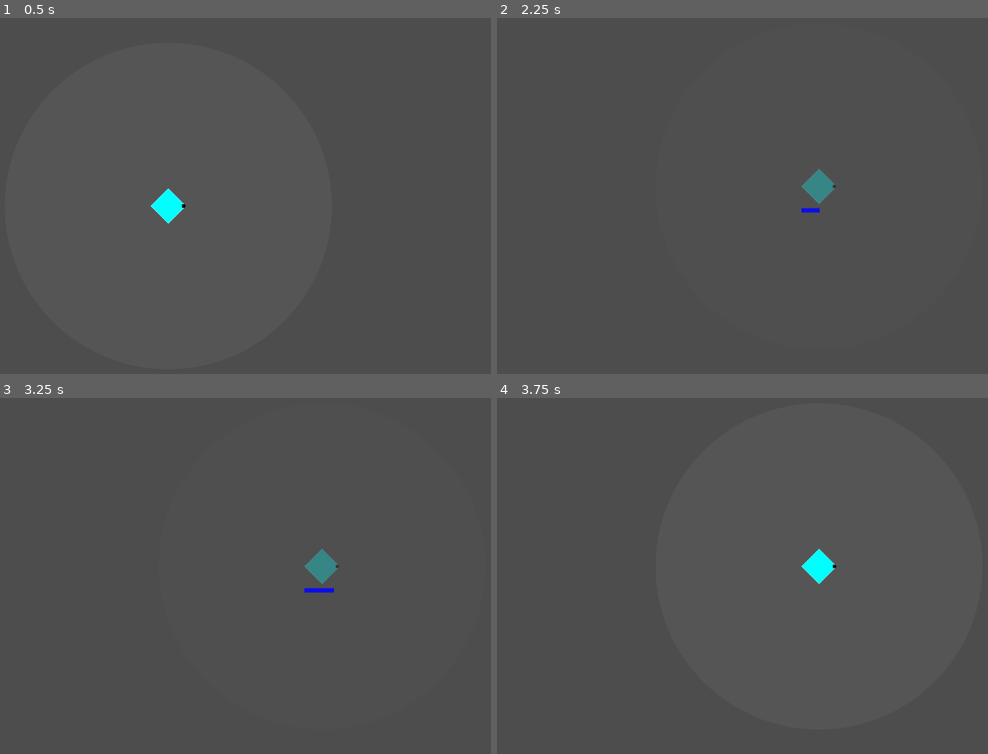
Above: before the commit, frames 1-4 (two rows, left to right).
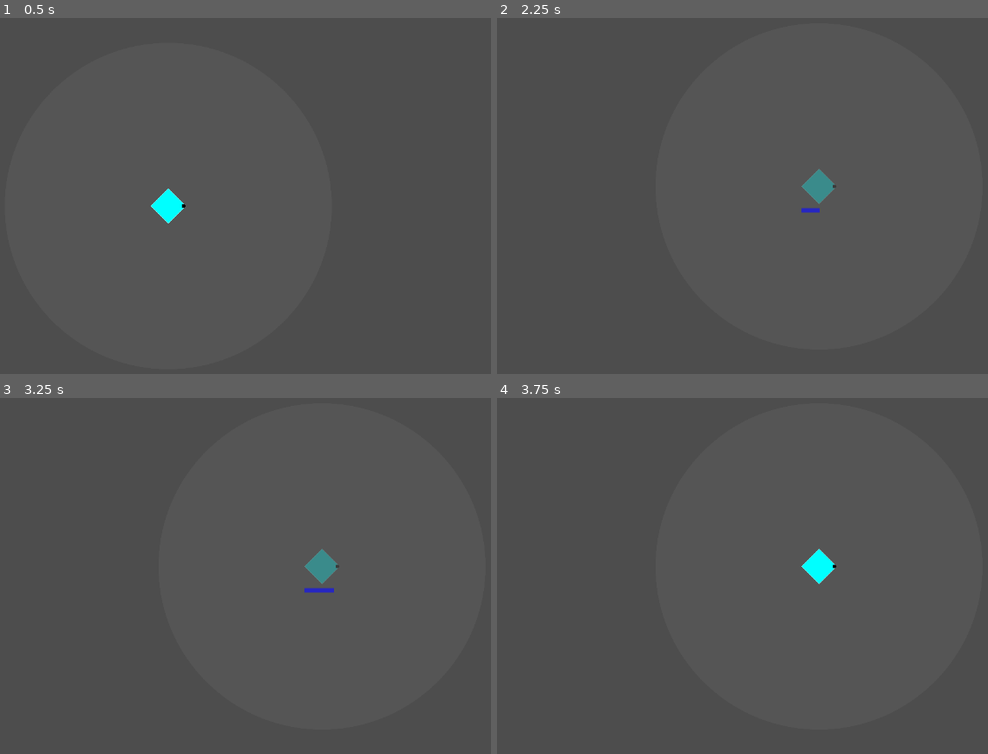
Above: after the commit, the same moments.

Repository: phrasmotica/godot-tower-defence
Game: Godot game, scene res://scenes/gun_tower.tscn
The game is run twice, just before and just after one commit, with the same random seed, the same clock (stepped at 60 frames per second) and the same inputs. This scene is started directly instead of the project's main scene.
Inputs (mouse positions are in pixels of both pictures, inside the frame that each line leads up to):
- Up to frame 1 (0.5 s): no input
- Up to frame 2 (2.25 s): tap Enter (ui_accept) at 0.5, 0.77, 1.25, 1.52, 2 s; move the mouse to (821, 185) at 0.52 s; hold Shift (fast_forward) 0.53-1.28 s; tap . (next_tower) at 0.6, 2.1 s; click (821, 185) at 0.67 s; move the mouse to (526, 224) at 1.27 s; tap , (previous_tower) at 1.35 s; move the mouse to (732, 121) at 2.02 s; hold Shift (fast_forward) from 2.03 s (still down)
- Up to frame 3 (3.25 s): keep holding Shift (fast_forward); tap Enter (ui_accept) at 2.75, 3.02 s; move the mouse to (132, 665) at 2.77 s; tap , (previous_tower) at 2.85 s; click (132, 665) at 2.92 s
- Up to frame 4 (3.75 s): tap Enter (ui_accept) at 3.5 s; move the mouse to (875, 643) at 3.52 s; release Shift (fast_forward) at 3.53 s; tap . (next_tower) at 3.6 s

Frame 1 is identical in both runs. In frame 2, less than 0.1% of the frame differs, in the area x 61-66%, y 53-55%; in frame 3, less than 0.1%, in the area x 61-69%, y 53-55%; in frame 4, nothing differs.
Error in both runs: Invalid access to property or key 'enemies' on a base object of type 'Nil'. (res://scripts/tower.gd:90)

Commit message:
Move gun tower levels and animation player outside of levels manager node

Diff:
--- a/scenes/gun_tower.tscn
+++ b/scenes/gun_tower.tscn
@@ -84,19 +84,19 @@
 tracks/0/type = "value"
 tracks/0/imported = false
 tracks/0/enabled = true
-tracks/0/path = NodePath(".:modulate")
+tracks/0/path = NodePath("../ProgressBars/WarmupProgressBar:size")
 tracks/0/interp = 1
 tracks/0/loop_wrap = true
 tracks/0/keys = {
 "times": PackedFloat32Array(0),
 "transitions": PackedFloat32Array(1),
 "update": 0,
-"values": [Color(1, 1, 1, 1)]
+"values": [Vector2(64, 8)]
 }
 tracks/1/type = "value"
 tracks/1/imported = false
 tracks/1/enabled = true
-tracks/1/path = NodePath("../ProgressBars/WarmupProgressBar:size")
+tracks/1/path = NodePath("../ProgressBars/UpgradeProgressBar:size")
 tracks/1/interp = 1
 tracks/1/loop_wrap = true
 tracks/1/keys = {
@@ -108,26 +108,26 @@
 tracks/2/type = "value"
 tracks/2/imported = false
 tracks/2/enabled = true
-tracks/2/path = NodePath("../ProgressBars/UpgradeProgressBar:size")
+tracks/2/path = NodePath("..:scale")
 tracks/2/interp = 1
 tracks/2/loop_wrap = true
 tracks/2/keys = {
 "times": PackedFloat32Array(0),
 "transitions": PackedFloat32Array(1),
 "update": 0,
-"values": [Vector2(64, 8)]
+"values": [Vector2(1, 1)]
 }
 tracks/3/type = "value"
 tracks/3/imported = false
 tracks/3/enabled = true
-tracks/3/path = NodePath("..:scale")
+tracks/3/path = NodePath("../Level0:modulate")
 tracks/3/interp = 1
 tracks/3/loop_wrap = true
 tracks/3/keys = {
 "times": PackedFloat32Array(0),
 "transitions": PackedFloat32Array(1),
 "update": 0,
-"values": [Vector2(1, 1)]
+"values": [Color(1, 1, 1, 1)]
 }
 
 [sub_resource type="Animation" id="Animation_ujsix"]
@@ -163,119 +163,119 @@
 [sub_resource type="Animation" id="Animation_ytq2c"]
 resource_name = "upgrade"
 length = 3.0
-tracks/0/type = "value"
+tracks/0/type = "method"
 tracks/0/imported = false
 tracks/0/enabled = true
-tracks/0/path = NodePath(".:modulate")
+tracks/0/path = NodePath(".")
 tracks/0/interp = 1
 tracks/0/loop_wrap = true
 tracks/0/keys = {
-"times": PackedFloat32Array(0, 3),
-"transitions": PackedFloat32Array(1, 1),
-"update": 1,
-"values": [Color(1, 1, 1, 0.313726), Color(1, 1, 1, 1)]
-}
-tracks/1/type = "method"
+"times": PackedFloat32Array(3),
+"transitions": PackedFloat32Array(1),
+"values": [{
+"args": [],
+"method": &"upgrade_finished"
+}]
+}
+tracks/1/type = "value"
 tracks/1/imported = false
 tracks/1/enabled = true
-tracks/1/path = NodePath(".")
+tracks/1/path = NodePath("../ProgressBars/UpgradeProgressBar:size")
 tracks/1/interp = 1
 tracks/1/loop_wrap = true
 tracks/1/keys = {
-"times": PackedFloat32Array(3),
-"transitions": PackedFloat32Array(1),
-"values": [{
-"args": [],
-"method": &"upgrade_finished"
-}]
-}
-tracks/2/type = "value"
+"times": PackedFloat32Array(0, 3),
+"transitions": PackedFloat32Array(1, 1),
+"update": 0,
+"values": [Vector2(0, 8), Vector2(64, 8)]
+}
+tracks/2/type = "method"
 tracks/2/imported = false
 tracks/2/enabled = true
-tracks/2/path = NodePath("../ProgressBars/UpgradeProgressBar:size")
+tracks/2/path = NodePath("../ProgressBars/UpgradeProgressBar")
 tracks/2/interp = 1
 tracks/2/loop_wrap = true
 tracks/2/keys = {
 "times": PackedFloat32Array(0, 3),
 "transitions": PackedFloat32Array(1, 1),
-"update": 0,
-"values": [Vector2(0, 8), Vector2(64, 8)]
-}
-tracks/3/type = "method"
+"values": [{
+"args": [],
+"method": &"show"
+}, {
+"args": [],
+"method": &"hide"
+}]
+}
+tracks/3/type = "value"
 tracks/3/imported = false
 tracks/3/enabled = true
-tracks/3/path = NodePath("../ProgressBars/UpgradeProgressBar")
+tracks/3/path = NodePath("../Level0:modulate")
 tracks/3/interp = 1
 tracks/3/loop_wrap = true
 tracks/3/keys = {
 "times": PackedFloat32Array(0, 3),
 "transitions": PackedFloat32Array(1, 1),
-"values": [{
-"args": [],
-"method": &"show"
-}, {
-"args": [],
-"method": &"hide"
-}]
+"update": 1,
+"values": [Color(1, 1, 1, 0.313726), Color(1, 1, 1, 1)]
 }
 
 [sub_resource type="Animation" id="Animation_dfao1"]
 resource_name = "warmup"
 length = 3.0
-tracks/0/type = "value"
+tracks/0/type = "method"
 tracks/0/imported = false
 tracks/0/enabled = true
-tracks/0/path = NodePath(".:modulate")
+tracks/0/path = NodePath(".")
 tracks/0/interp = 1
 tracks/0/loop_wrap = true
 tracks/0/keys = {
-"times": PackedFloat32Array(0, 3),
-"transitions": PackedFloat32Array(1, 1),
-"update": 1,
-"values": [Color(1, 1, 1, 0.313726), Color(1, 1, 1, 1)]
-}
-tracks/1/type = "method"
+"times": PackedFloat32Array(3),
+"transitions": PackedFloat32Array(1),
+"values": [{
+"args": [],
+"method": &"warmup_finished"
+}]
+}
+tracks/1/type = "value"
 tracks/1/imported = false
 tracks/1/enabled = true
-tracks/1/path = NodePath(".")
+tracks/1/path = NodePath("../ProgressBars/WarmupProgressBar:size")
 tracks/1/interp = 1
 tracks/1/loop_wrap = true
 tracks/1/keys = {
-"times": PackedFloat32Array(3),
-"transitions": PackedFloat32Array(1),
-"values": [{
-"args": [],
-"method": &"warmup_finished"
-}]
-}
-tracks/2/type = "value"
+"times": PackedFloat32Array(0, 3),
+"transitions": PackedFloat32Array(1, 1),
+"update": 0,
+"values": [Vector2(0, 8), Vector2(64, 8)]
+}
+tracks/2/type = "method"
 tracks/2/imported = false
 tracks/2/enabled = true
-tracks/2/path = NodePath("../ProgressBars/WarmupProgressBar:size")
+tracks/2/path = NodePath("../ProgressBars/WarmupProgressBar")
 tracks/2/interp = 1
 tracks/2/loop_wrap = true
 tracks/2/keys = {
 "times": PackedFloat32Array(0, 3),
 "transitions": PackedFloat32Array(1, 1),
-"update": 0,
-"values": [Vector2(0, 8), Vector2(64, 8)]
-}
-tracks/3/type = "method"
+"values": [{
+"args": [],
+"method": &"show"
+}, {
+"args": [],
+"method": &"hide"
+}]
+}
+tracks/3/type = "value"
 tracks/3/imported = false
 tracks/3/enabled = true
-tracks/3/path = NodePath("../ProgressBars/WarmupProgressBar")
+tracks/3/path = NodePath("../Level0:modulate")
 tracks/3/interp = 1
 tracks/3/loop_wrap = true
 tracks/3/keys = {
 "times": PackedFloat32Array(0, 3),
 "transitions": PackedFloat32Array(1, 1),
-"values": [{
-"args": [],
-"method": &"show"
-}, {
-"args": [],
-"method": &"hide"
-}]
+"update": 1,
+"values": [Color(1, 1, 1, 0.313726), Color(1, 1, 1, 1)]
 }
 
 [sub_resource type="AnimationLibrary" id="AnimationLibrary_qnhh7"]
@@ -333,7 +333,7 @@
 
 [node name="Levels" type="Node2D" parent="." node_paths=PackedStringArray("base_level")]
 script = ExtResource("4_4tss6")
-base_level = NodePath("Level0")
+base_level = NodePath("../Level0")
 
 [node name="Range" type="Node2D" parent="Levels"]
 
@@ -352,49 +352,49 @@
 [node name="EffectAreaShape" type="CollisionShape2D" parent="Levels/EffectArea"]
 shape = SubResource("CircleShape2D_yqvqw")
 
-[node name="Level0" parent="Levels" node_paths=PackedStringArray("upgrades") instance=ExtResource("4_t0fww")]
+[node name="Level0" parent="." node_paths=PackedStringArray("upgrades") instance=ExtResource("4_t0fww")]
 upgrades = [NodePath("Ricochet"), NodePath("SpeedAndPierce")]
 
-[node name="Sprite" parent="Levels/Level0" index="0"]
+[node name="Sprite" parent="Level0" index="0"]
 rotation = 1.5708
 
-[node name="Stats" parent="Levels/Level0" index="1"]
+[node name="Stats" parent="Level0" index="1"]
 projectile = ExtResource("5_ikvgn")
 fire_rate = 3.0
 
-[node name="EffectStats" parent="Levels/Level0" index="2"]
+[node name="EffectStats" parent="Level0" index="2"]
 stats_enabled = false
 
-[node name="Ricochet" parent="Levels/Level0" instance=ExtResource("4_t0fww")]
+[node name="Ricochet" parent="Level0" instance=ExtResource("4_t0fww")]
 visible = false
 level_description = "Shoots ricochet bullets instead of regular ones."
 price = 2
 
-[node name="Sprite" parent="Levels/Level0/Ricochet" index="0"]
+[node name="Sprite" parent="Level0/Ricochet" index="0"]
 rotation = 1.5708
 sprite_frames = SubResource("SpriteFrames_6lplc")
 
-[node name="Stats" parent="Levels/Level0/Ricochet" index="1"]
+[node name="Stats" parent="Level0/Ricochet" index="1"]
 projectile = ExtResource("9_gndbw")
 fire_rate = 3.0
 rotate_speed = 4
 projectile_range = 4
 projectile_speed = 20
 
-[node name="EffectStats" parent="Levels/Level0/Ricochet" index="2"]
+[node name="EffectStats" parent="Level0/Ricochet" index="2"]
 stats_enabled = false
 
-[node name="SpeedAndPierce" parent="Levels/Level0" node_paths=PackedStringArray("upgrades") instance=ExtResource("4_t0fww")]
+[node name="SpeedAndPierce" parent="Level0" node_paths=PackedStringArray("upgrades") instance=ExtResource("4_t0fww")]
 visible = false
 level_description = "Shoots faster, and bullets can hit two enemies!"
 price = 4
 upgrades = [NodePath("MoreSpeedAndPierce")]
 
-[node name="Sprite" parent="Levels/Level0/SpeedAndPierce" index="0"]
+[node name="Sprite" parent="Level0/SpeedAndPierce" index="0"]
 rotation = 1.5708
 sprite_frames = SubResource("SpriteFrames_rpdrq")
 
-[node name="Stats" parent="Levels/Level0/SpeedAndPierce" index="1"]
+[node name="Stats" parent="Level0/SpeedAndPierce" index="1"]
 projectile = ExtResource("5_ikvgn")
 fire_rate = 4.0
 rotate_speed = 5
@@ -403,20 +403,20 @@
 projectile_knockback = 20.0
 penetration_count = 1
 
-[node name="EffectStats" parent="Levels/Level0/SpeedAndPierce" index="2"]
+[node name="EffectStats" parent="Level0/SpeedAndPierce" index="2"]
 stats_enabled = false
 
-[node name="MoreSpeedAndPierce" parent="Levels/Level0/SpeedAndPierce" instance=ExtResource("4_t0fww")]
+[node name="MoreSpeedAndPierce" parent="Level0/SpeedAndPierce" instance=ExtResource("4_t0fww")]
 visible = false
 level_description = "Shoots even faster and increased penetration."
 price = 6
 
-[node name="Sprite" parent="Levels/Level0/SpeedAndPierce/MoreSpeedAndPierce" index="0"]
+[node name="Sprite" parent="Level0/SpeedAndPierce/MoreSpeedAndPierce" index="0"]
 modulate = Color(0.784314, 0.227451, 0.368627, 1)
 rotation = 1.5708
 sprite_frames = SubResource("SpriteFrames_rpdrq")
 
-[node name="Stats" parent="Levels/Level0/SpeedAndPierce/MoreSpeedAndPierce" index="1"]
+[node name="Stats" parent="Level0/SpeedAndPierce/MoreSpeedAndPierce" index="1"]
 projectile = ExtResource("5_ikvgn")
 fire_rate = 5.0
 rotate_speed = 6
@@ -425,10 +425,11 @@
 projectile_knockback = 20.0
 penetration_count = 2
 
-[node name="EffectStats" parent="Levels/Level0/SpeedAndPierce/MoreSpeedAndPierce" index="2"]
+[node name="EffectStats" parent="Level0/SpeedAndPierce/MoreSpeedAndPierce" index="2"]
 stats_enabled = false
 
-[node name="AnimationPlayer" type="AnimationPlayer" parent="Levels"]
+[node name="AnimationPlayer" type="AnimationPlayer" parent="."]
+root_node = NodePath("../Levels")
 libraries = {
 "": SubResource("AnimationLibrary_qnhh7")
 }
@@ -446,7 +447,7 @@
 [connection signal="warmed_up" from="Levels" to="." method="_on_levels_warmed_up"]
 [connection signal="shoot" from="Barrel" to="." method="_on_barrel_shoot"]
 
-[editable path="Levels/Level0"]
-[editable path="Levels/Level0/Ricochet"]
-[editable path="Levels/Level0/SpeedAndPierce"]
-[editable path="Levels/Level0/SpeedAndPierce/MoreSpeedAndPierce"]
+[editable path="Level0"]
+[editable path="Level0/Ricochet"]
+[editable path="Level0/SpeedAndPierce"]
+[editable path="Level0/SpeedAndPierce/MoreSpeedAndPierce"]
--- a/scripts/tower.gd
+++ b/scripts/tower.gd
@@ -12,8 +12,8 @@
 var price: int = 1
 
 @onready var selection_node = $Selection
-@onready var levels_node = $Levels
-@onready var animation_player: AnimationPlayer = $Levels/AnimationPlayer
+@onready var levels_node: TowerLevelManager = $Levels
+@onready var animation_player: AnimationPlayer = $AnimationPlayer
 @onready var barrel: GunBarrel = $Barrel
 
 var path_manager: PathManager
@@ -49,7 +49,7 @@
 
 func set_warming_up():
 	tower_mode = TowerMode.WARMUP
-	levels_node.start_warmup()
+	animation_player.play("warmup")
 
 func set_placing():
 	tower_mode = TowerMode.PLACING
@@ -152,6 +152,7 @@
 
 	var next_level = levels_node.start_upgrade(index)
 	if next_level:
+		animation_player.play("upgrade")
 		set_upgrading()
 
 	return next_level
--- a/scripts/tower_level_manager.gd
+++ b/scripts/tower_level_manager.gd
@@ -5,7 +5,6 @@
 @onready var range_sprite: AnimatedSprite2D = $Range/RangeSprite
 @onready var firing_line: FiringLine = $FiringLine
 @onready var effect_area: Area2D = $EffectArea
-@onready var animation_player: AnimationPlayer = $AnimationPlayer
 
 @export var base_level: TowerLevel:
 	set(value):
@@ -36,9 +35,6 @@
 func set_error_look():
 	range_sprite.modulate = Color.RED
 
-func start_warmup():
-	animation_player.play("warmup")
-
 func warmup_finished():
 	base_level.created_projectile.connect(_on_level_created_projectile)
 	base_level.created_effect.connect(_on_level_created_effect)
@@ -50,7 +46,6 @@
 	var next_level = get_upgrade(index)
 
 	if next_level:
-		animation_player.play("upgrade")
 		ongoing_upgrade_index = index
 
 	return next_level
